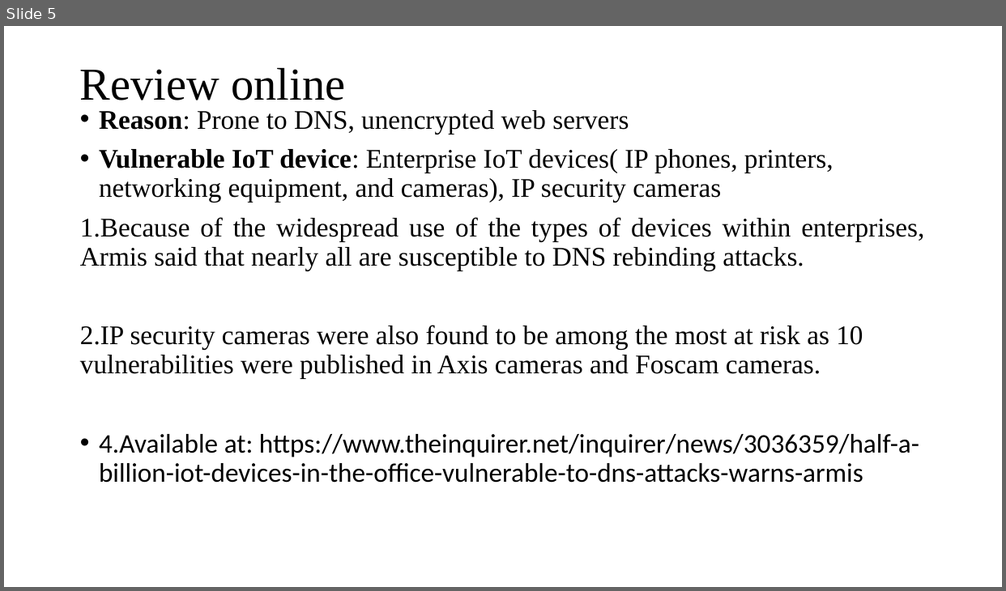
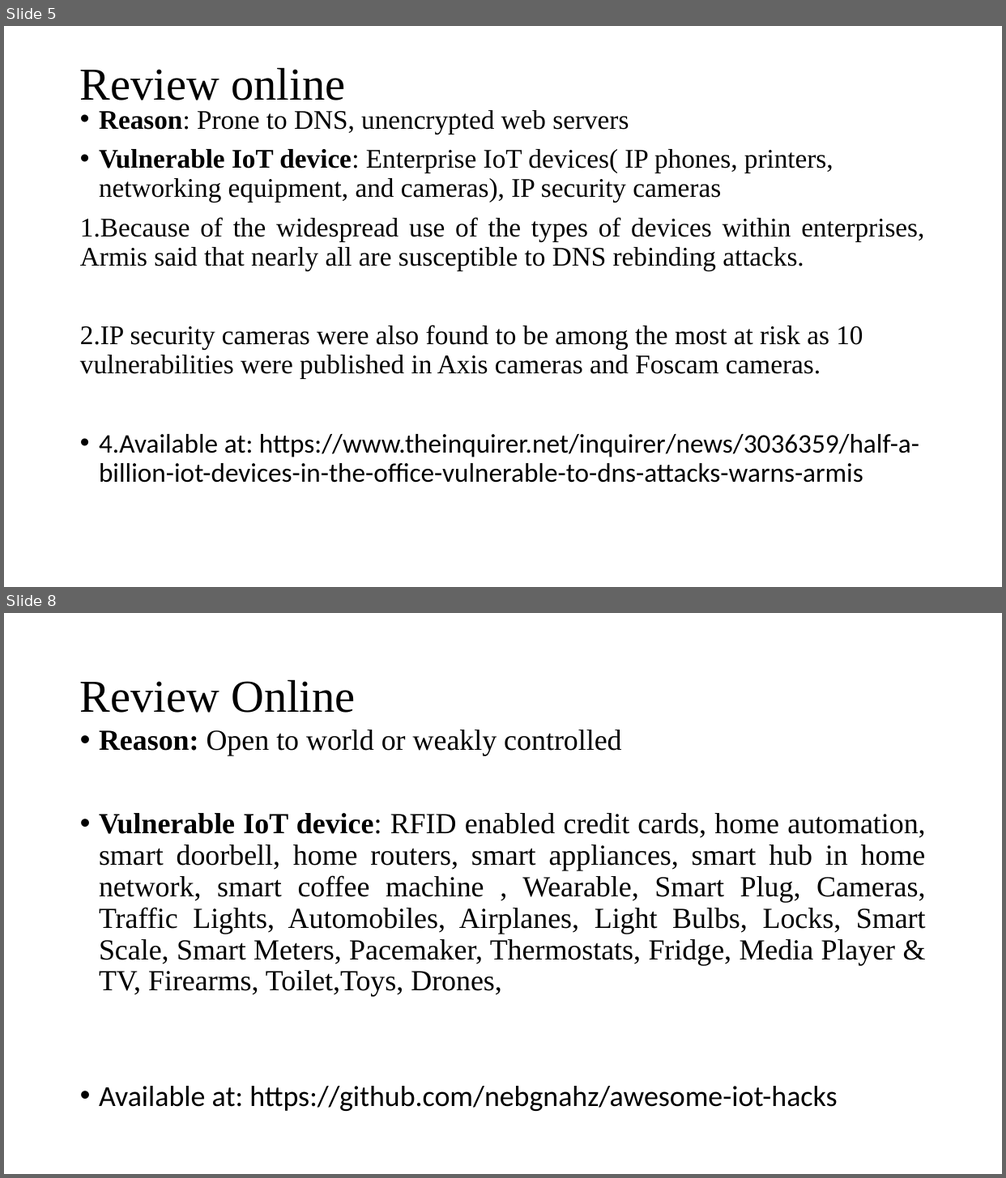
Before and after one commit to ahass046/necessary_files, a slide deck: Second_week/Picking up IoT.pptx. Shown one above the other, each under a label of ours: slide 5 before the commit, slides 5 and 8 after it; the slides between them are not shown. The pictures are 1006x591 and 1006x1178 pixels, drawn with LibreOffice and Linux fonts; fonts in the diff are those of the drawing. Boxes give left, top, right and bottom in pixels: in the first picture for what was removed or moved away, otherwise in the second. Text is boxed around its words. In the diff, an @@ line names an element or a change of style, - is before the commit and + after.

```diff
--- a/Second_week/Picking up IoT.pptx
+++ b/Second_week/Picking up IoT.pptx
@@ slide 8 added at box(4, 613, 1002, 1174), background #FFFFFF @@
@@ title added at box(80, 679, 356, 713), 44 pt, text #000000 @@
+Review Online
@@ text added at box(99, 730, 926, 1111), 28 pt, text #000000 @@
+• Reason: Open to world or weakly controlled
+• Vulnerable IoT device: RFID enabled credit cards, home automation, smart doorbell, home routers, smart appliances, smart hub in home network, smart coffee machine , Wearable, Smart Plug, Cameras, Traffic Lights, Automobiles, Airplanes, Light Bulbs, Locks, Smart Scale, Smart Meters, Pacemaker, Thermostats, Fridge, Media Player & TV, Firearms, Toilet,Toys, Drones,
+• Available at: https://github.com/nebgnahz/awesome-iot-hacks
```
Also in this commit, not shown: 2 slides changed.
